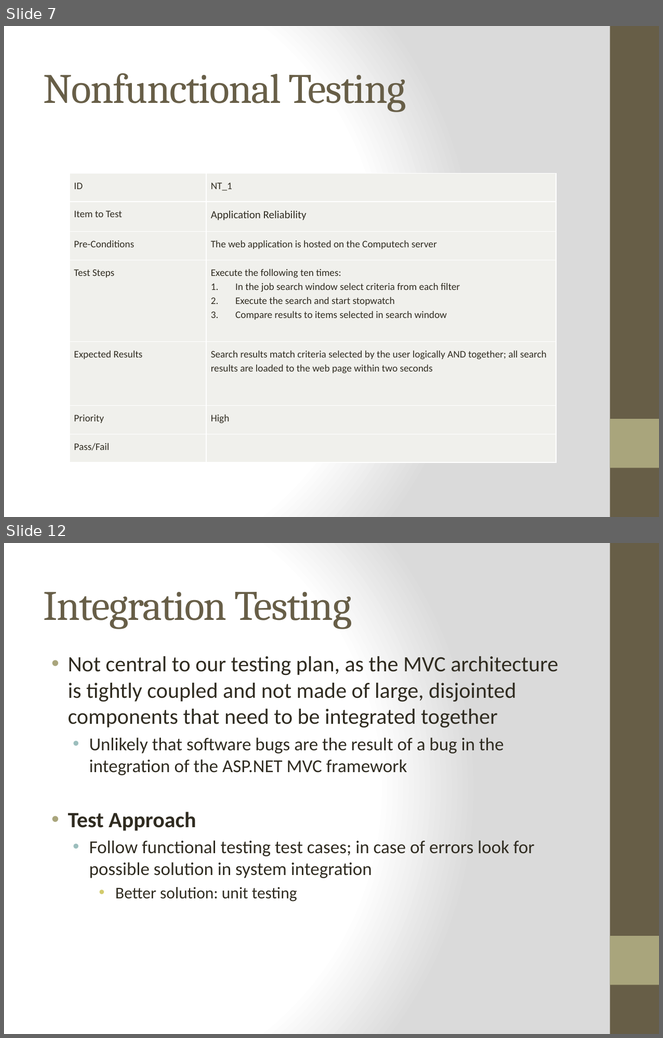
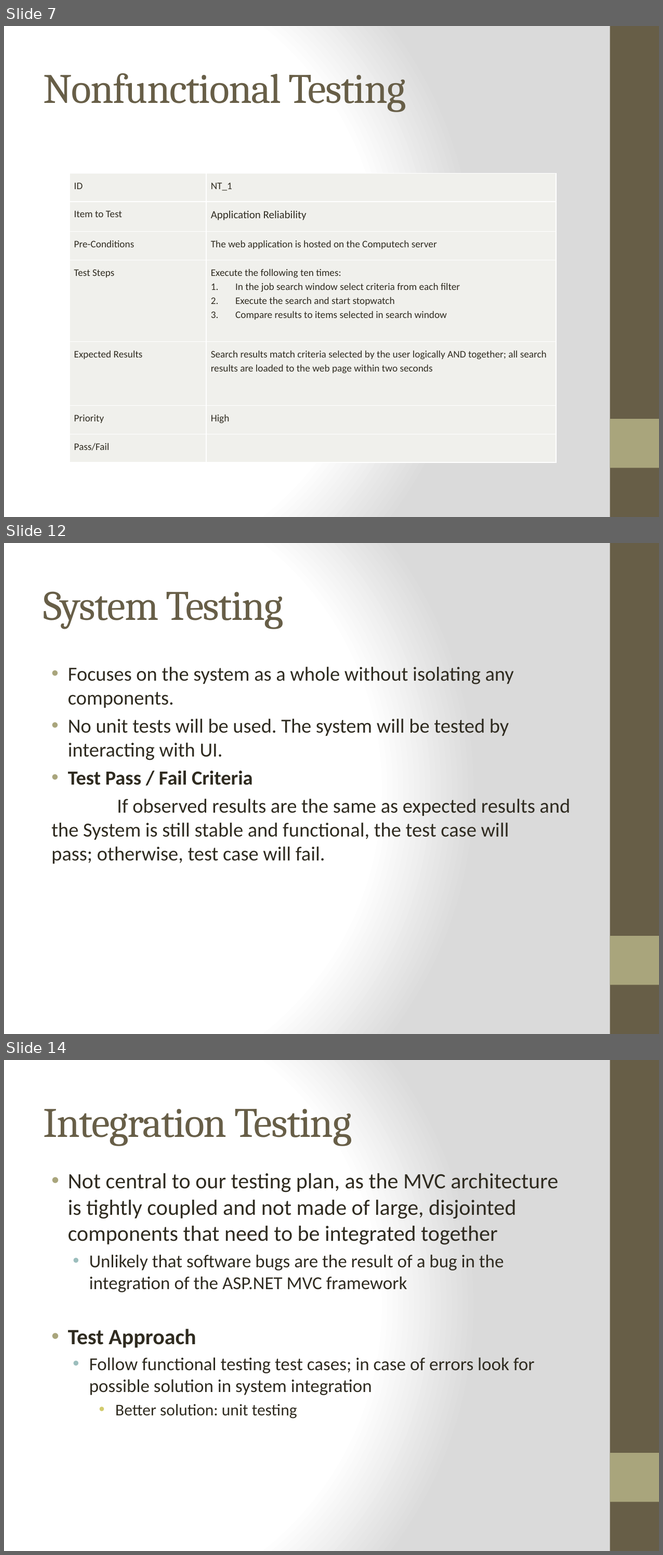
Before and after one commit to WesleyTrescott/MVC-Capstone, a slide deck: Test plan/Computech Corporation - Test Plan.pptx. Shown one above the other, each under a label of ours: slides 7 and 12 before the commit, slides 7, 12 and 14 after it; the slides between them are not shown. The pictures are 663x1038 and 663x1555 pixels, drawn with LibreOffice and Linux fonts; fonts in the diff are those of the drawing. Boxes give left, top, right and bottom in pixels: in the first picture for what was removed or moved away, otherwise in the second. Text is boxed around its words. In the diff, an @@ line names an element or a change of style, - is before the commit and + after.

Commit message:
Updated test plan
modified compatibility/functional/unit testing sections in both document
and powerpoint

```diff
--- a/Test plan/Computech Corporation - Test Plan.pptx
+++ b/Test plan/Computech Corporation - Test Plan.pptx
@@ slide 12 added at (4,543,659,1034), background gradient #FFFFFF to #DADADA; not listed: 2 template elements that a slide beside it also shows @@
@@ title added at (44,591,284,629), 46 pt, text #675E47 @@
+System Testing
@@ text added at (51,667,570,864), 22 pt, text #2F2B20 @@
+• Focuses on the system as a whole without isolating any components.
+• No unit tests will be used. The system will be tested by interacting with UI.
+• Test Pass / Fail Criteria
+If observed results are the same as expected results and the System is still stable and functional, the test case will pass; otherwise, test case will fail.
@@ what was slide 12 is now slide 14 @@
```
Also in this commit, not shown: 9 slides changed, 2 other slides added, 1 other file.
